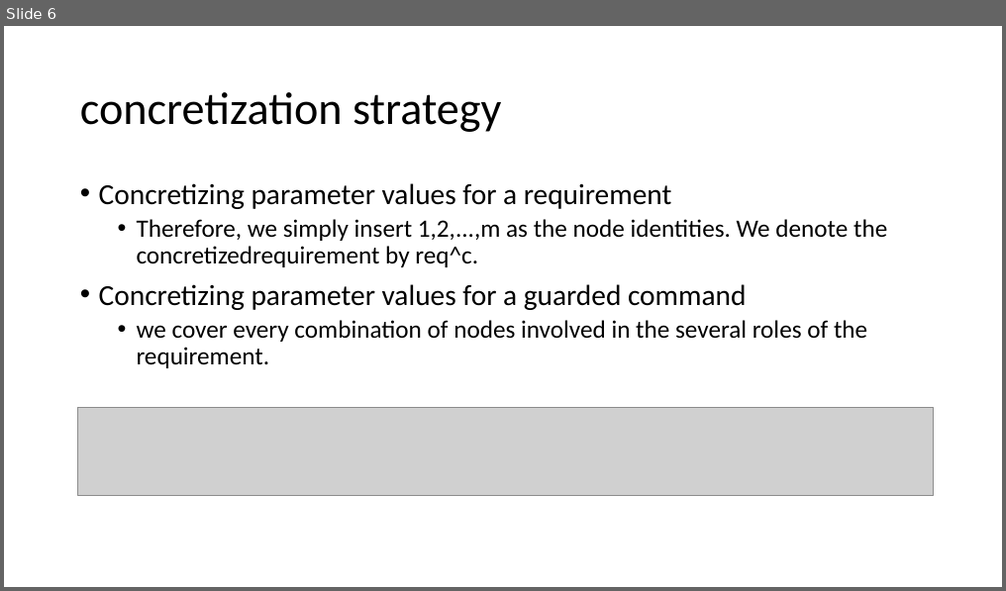
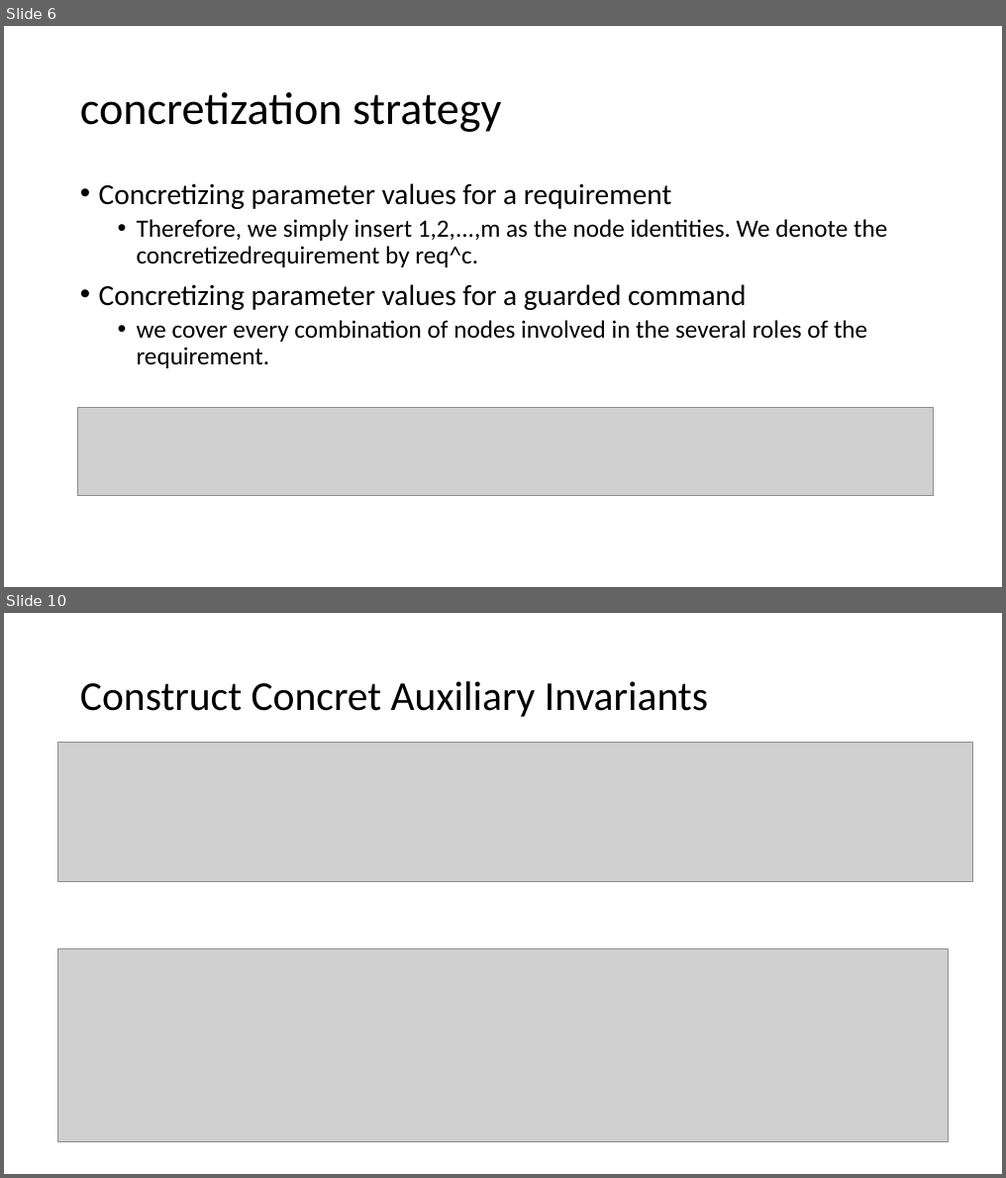
Before and after one commit to bacmive/paper_notes, a slide deck: notes3-paraverifier-theory.pptx. Shown one above the other, each under a label of ours: slide 6 before the commit, slides 6 and 10 after it; the slides between them are not shown. The pictures are 1006x591 and 1006x1178 pixels, drawn with LibreOffice and Linux fonts; fonts in the diff are those of the drawing; grey boxes stand for pictures. Boxes give left, top, right and bottom in pixels: in the first picture for what was removed or moved away, otherwise in the second. Text is boxed around its words. In the diff, an @@ line names an element or a change of style, - is before the commit and + after.

```diff
--- a/notes3-paraverifier-theory.pptx
+++ b/notes3-paraverifier-theory.pptx
@@ slide 10 added at <box>4,613,1002,1174</box>, background #FFFFFF @@
@@ title added at <box>80,681,708,717</box>, 39.6 pt, text #000000 @@
+Construct Concret Auxiliary Invariants
@@ picture added at <box>57,743,973,881</box> @@
@@ picture added at <box>57,949,948,1143</box> @@
```
Also in this commit, not shown: 3 slides changed, 4 other slides added.
